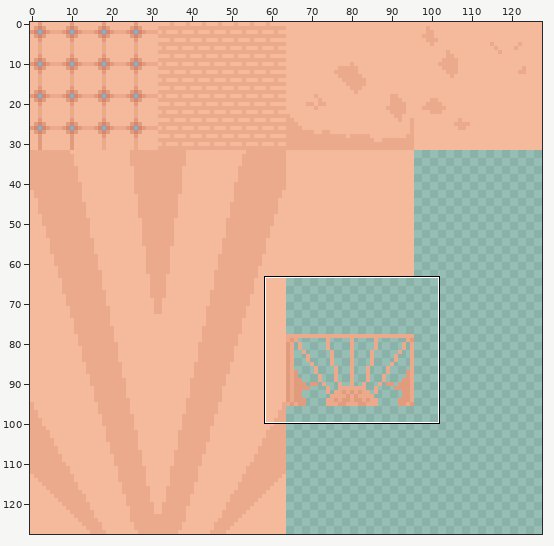
Pixel-art file -- Main Build/Art/Textures/Baths Tileset.aseprite. Above, an overview of the earlier version with the close-up marked.
Close-up. The starting point:
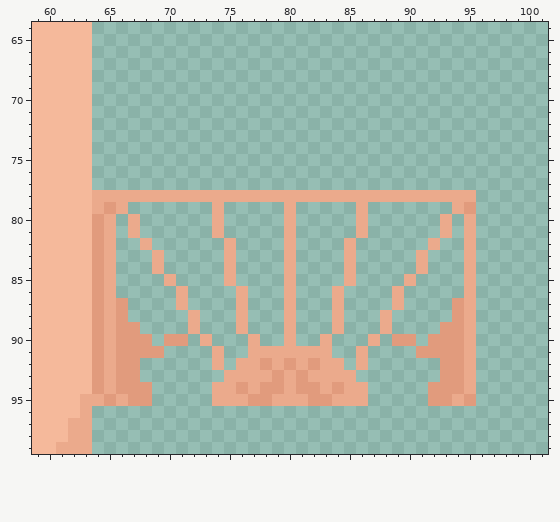
128x128 pixels, 1 frame. Shown: x 59..101, y 64..99.
Now the later version:
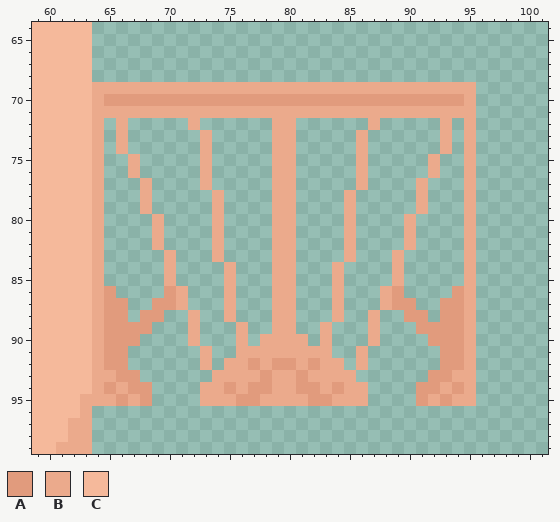
Palette (. is transparent): A #e19b7d  B #ebaa8c  C #f5b99b
The exact change:
layer "New Tileset" added
layer "Layer 1" removed
Colour A is added in row 70 at x 65 to 94; in row 86 at x 70 and 94; in row 87 at x 69 to 70, 90 and 93; in row 88 at x 68 to 69, 90 to 91 and 93; in row 89 at x 68 and 91 to 92; in row 93 at x 92.
Colour A is added in rows 94 to 95 at x 91.
Colour A replaces colour B in rows 86 to 87 at x 65 and 89; in rows 88 to 91 at x 65; in row 92 at x 65, 77 and 79; in row 93 at x 78; in row 94 at x 65, 75 and 77; in row 95 at x 66 and 76.
Colour B is added in row 69 at x 64 to 95; in row 70 at x 64 and 95; in row 71 at x 64 to 95; in row 72 at x 64, 66, 72, 79 to 80, 87, 93 and 95; in rows 73 to 74 at x 64, 66, 73, 79 to 80, 86, 93 and 95; in rows 75 to 76 at x 64, 67, 73, 79 to 80, 86, 92 and 95.
Colour B is added in row 77 at x 64, 68, 73, 79 to 80, 86, 91 and 95; in row 79 at x 68, 79, 85 and 91; in rows 80 to 81 at x 69, 79, 85 and 90; in row 82 at x 69, 74, 79 and 90; in row 83 at x 70, 74, 79 and 89; in row 84 at x 70, 79, 84 and 89.
Colour B is added in row 85 at x 79, 84 and 89; in rows 86 to 87 at x 75, 79 and 88; in row 88 at x 75, 79 and 87; in row 89 at x 79, 83 and 87; in row 90 at x 72, 76, 78 to 79 and 81; in row 91 at x 73 and 76.
Colour B is added in row 92 at x 73 and 75; in row 93 at x 74; in rows 94 to 95 at x 73.
Colour B replaces colour A in row 79 at x 95; in rows 80 to 91 at x 64; in row 92 at x 64 and 78; in row 93 at x 64, 79 and 94; in row 94 at x 64, 66, 76, 79 and 93; in row 95 at x 65, 67, 78, 92 and 95.
Colour A is removed in row 79 at x 65; in row 90 at x 68, 70 to 71 and 89 to 90; in row 91 at x 67 to 69 and 91 to 92; in row 92 at x 67.
Colour B is removed in row 78 at x 65 to 67, 69 to 73, 75 to 78, 81 to 84, 86 to 90 and 92 to 94; in row 79 at x 66, 86 and 94; in rows 80 to 81 at x 65, 67, 86 and 93; in row 82 at x 65, 68, 75 and 92; in row 83 at x 65, 69, 75 and 91; in row 84 at x 65, 69, 85 and 91.
Colour B is removed in row 85 at x 65, 85 and 90; in rows 86 to 87 at x 76; in row 88 at x 76 and 88; in row 89 at x 84 and 88; in row 90 at x 73 and 77; in rows 91 to 92 at x 74.
Pixel boxes of the changes (left, top, right, bottom) in both close-ups:
changed: (92, 82, 476, 406)
